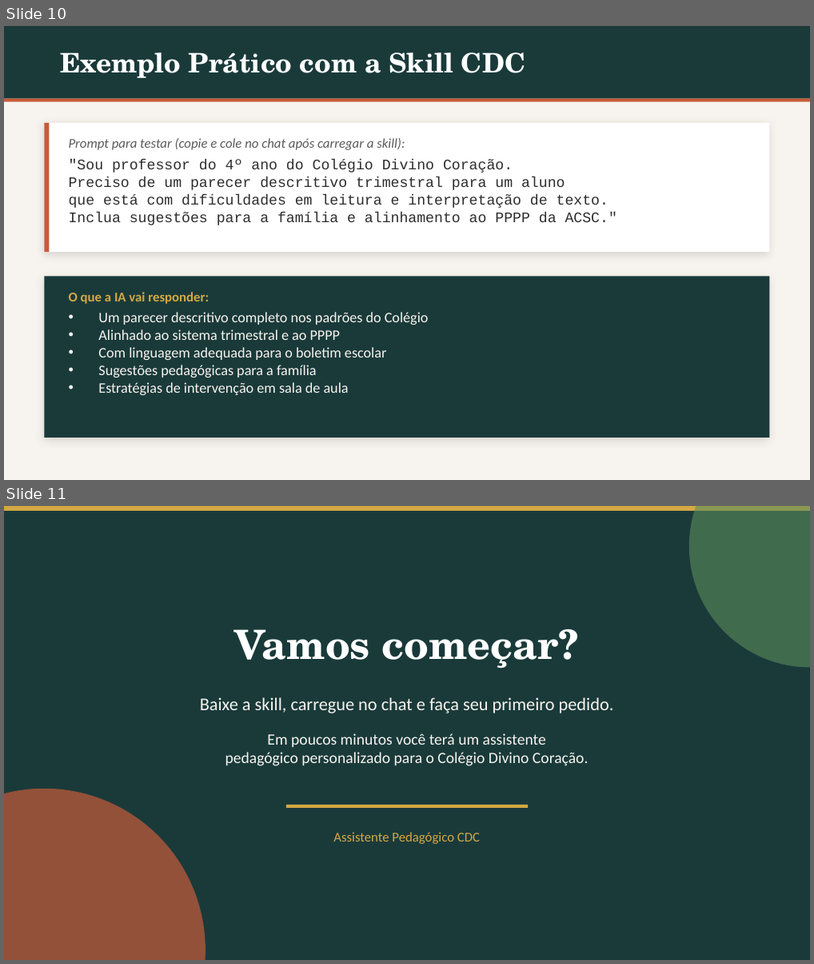
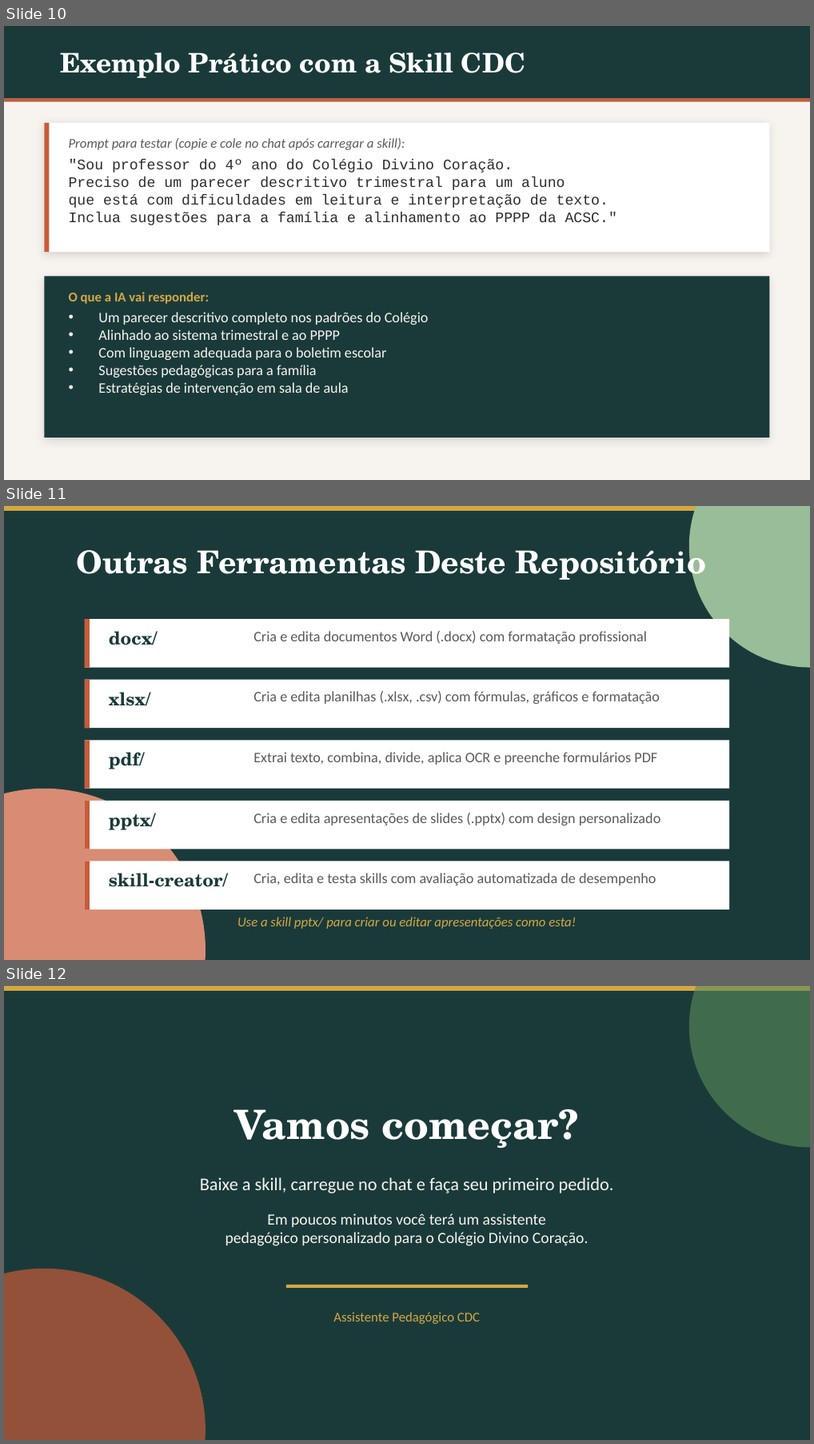
Before and after one commit to emersonrizzatti/consultor-divino-coracao, a slide deck: IA_na_Sala_de_Aula_CDC_2026.pptx. Shown one above the other, each under a label of ours: slides 10 and 11 before the commit, slides 10, 11 and 12 after it. The pictures are 814x964 and 814x1444 pixels, drawn with LibreOffice and Linux fonts; fonts in the diff are those of the drawing. Boxes give left, top, right and bottom in pixels: in the first picture for what was removed or moved away, otherwise in the second. Text is boxed around its words. In the diff, an @@ line names an element or a change of style, - is before the commit and + after.

Commit message:
adiciona slide 'Outras Ferramentas' como penúltimo na apresentação

```diff
--- a/IA_na_Sala_de_Aula_CDC_2026.pptx
+++ b/IA_na_Sala_de_Aula_CDC_2026.pptx
@@ slide 11 added at (4, 506, 810, 960), background #1A3A3A @@
@@ rectangle added at (4, 506, 810, 511), fill #D4A843 @@
@@ ellipse added at (690, 506, 810, 668), fill #99BD99 @@
@@ text added at (77, 541, 706, 584), 28 pt, text #FFFFFF, bold @@
+Outras Ferramentas Deste Repositório
@@ rectangle added at (85, 619, 730, 668), fill #FFFFFF @@
@@ rectangle added at (85, 619, 90, 668), fill #C75B39 @@
@@ text added at (109, 631, 158, 645), 16 pt, text #1A3A3A, bold @@
+docx/
@@ text added at (254, 631, 647, 644), 13 pt, text #5A5A5A @@
+Cria e edita documentos Word (.docx) com formatação profissional
@@ rectangle added at (85, 680, 730, 728), fill #FFFFFF @@
@@ rectangle added at (85, 680, 90, 728), fill #C75B39 @@
@@ text added at (109, 692, 150, 706), 16 pt, text #1A3A3A, bold @@
+xlsx/
@@ text added at (254, 691, 660, 704), 13 pt, text #5A5A5A @@
+Cria e edita planilhas (.xlsx, .csv) com fórmulas, gráficos e formatação
@@ rectangle added at (85, 740, 730, 788), fill #FFFFFF @@
@@ rectangle added at (85, 740, 90, 788), fill #C75B39 @@
@@ text added at (109, 752, 145, 769), 16 pt, text #1A3A3A, bold @@
+pdf/
@@ text added at (254, 752, 658, 764), 13 pt, text #5A5A5A @@
+Extrai texto, combina, divide, aplica OCR e preenche formulários PDF
@@ ellipse added at (4, 788, 206, 960), fill #D88C74 @@
@@ rectangle added at (85, 800, 730, 848), fill #FFFFFF @@
@@ rectangle added at (85, 800, 90, 848), fill #C75B39 @@
@@ text added at (109, 812, 156, 830), 16 pt, text #1A3A3A, bold @@
+pptx/
@@ text added at (254, 812, 662, 825), 13 pt, text #5A5A5A @@
+Cria e edita apresentações de slides (.pptx) com design personalizado
@@ rectangle added at (85, 861, 730, 909), fill #FFFFFF @@
@@ rectangle added at (85, 861, 90, 909), fill #C75B39 @@
@@ text added at (109, 872, 228, 887), 16 pt, text #1A3A3A, bold @@
+skill-creator/
@@ text added at (254, 872, 656, 885), 13 pt, text #5A5A5A @@
+Cria, edita e testa skills com avaliação automatizada de desempenho
@@ text added at (238, 916, 576, 928), 12 pt, text #D4A843, italic @@
+Use a skill pptx/ para criar ou editar apresentações como esta!
@@ what was slide 11 is now slide 12 @@
```
Also in this commit, not shown: 1 other file.
